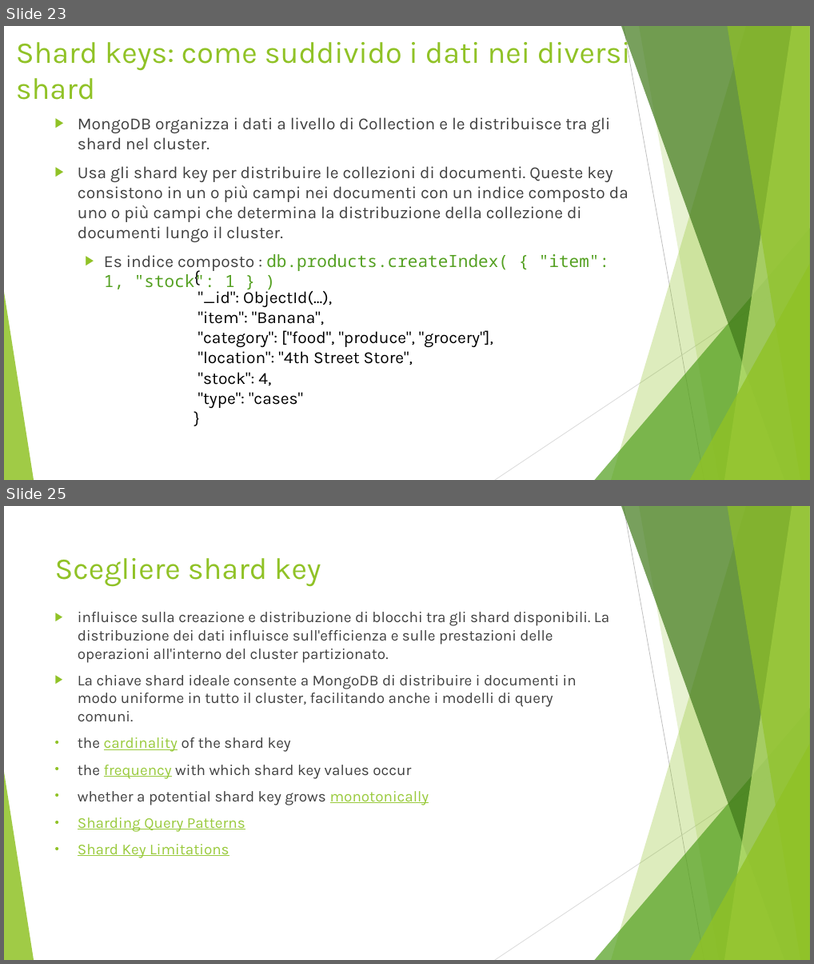
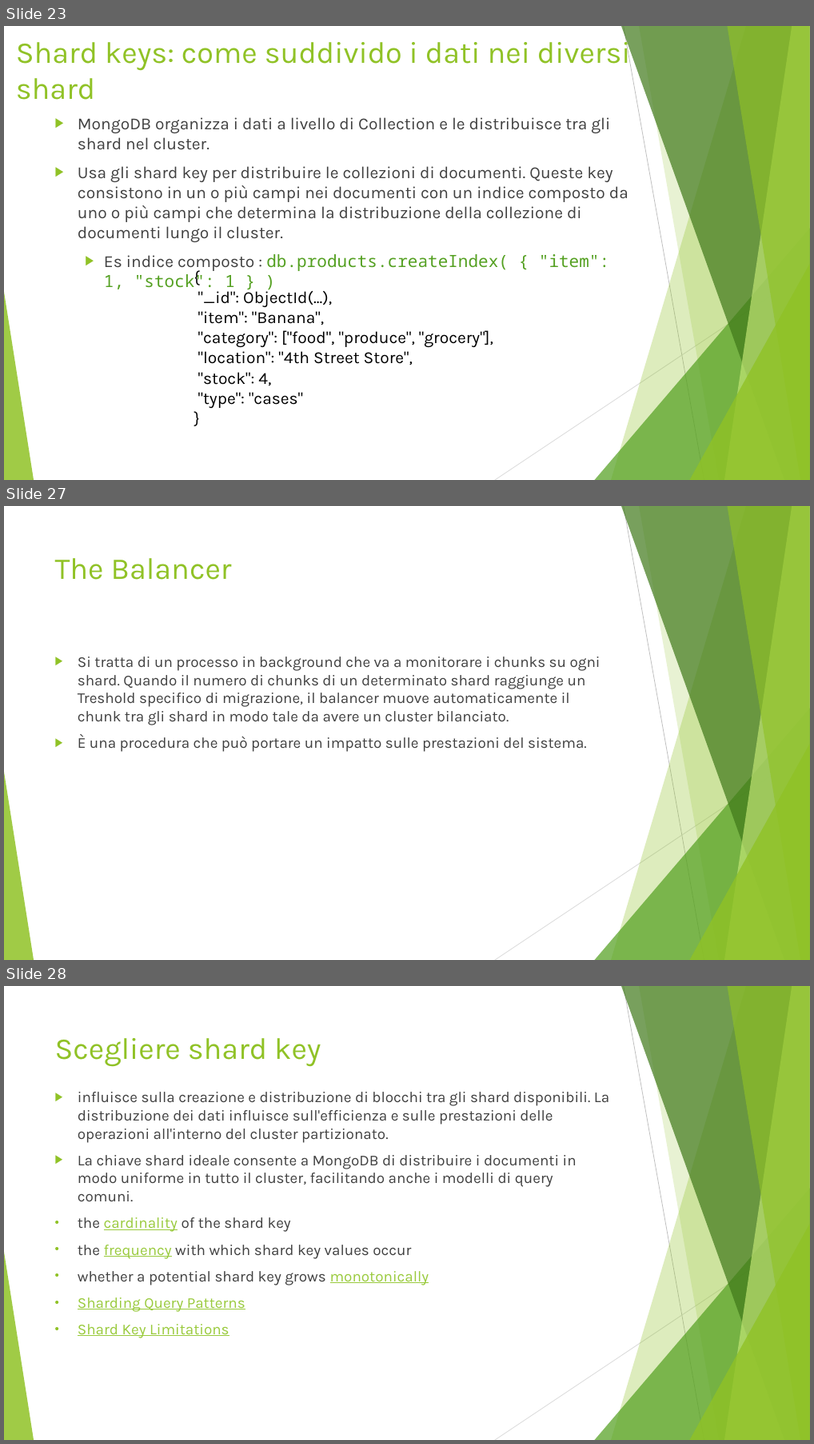
Before and after one commit to Buzzolan/VeronaCardMongoDB, a slide deck: Presentazione_progetto.pptx. Shown one above the other, each under a label of ours: slides 23 and 25 before the commit, slides 23, 27 and 28 after it; the slides between them are not shown. The pictures are 814x964 and 814x1444 pixels, drawn with LibreOffice and Linux fonts; fonts in the diff are those of the drawing. Boxes give left, top, right and bottom in pixels: in the first picture for what was removed or moved away, otherwise in the second. Text is boxed around its words. In the diff, an @@ line names an element or a change of style, - is before the commit and + after.

Commit message:
shard key

```diff
--- a/Presentazione_progetto.pptx
+++ b/Presentazione_progetto.pptx
@@ slide 27 added at (4,506,810,960), background #FFFFFF; not listed: 10 template elements that a slide beside it also shows @@
@@ title added at (55,558,232,580), 36 pt, text #90C226 @@
+The Balancer
@@ text added at (78,656,601,752), 18 pt, text #404040 @@
+▶ Si tratta di un processo in background che va a monitorare i chunks su ogni shard. Quando il numero di chunks di un determinato shard raggiunge un Treshold specifico di migrazione, il balancer muove automaticamente il chunk tra gli shard in modo tale da avere un cluster bilanciato.
+▶ È una procedura che può portare un impatto sulle prestazioni del sistema.
@@ what was slide 25 is now slide 28 @@
```
Also in this commit, not shown: 1 slide changed, 2 other slides added, 1 slide removed, 1 other file.
